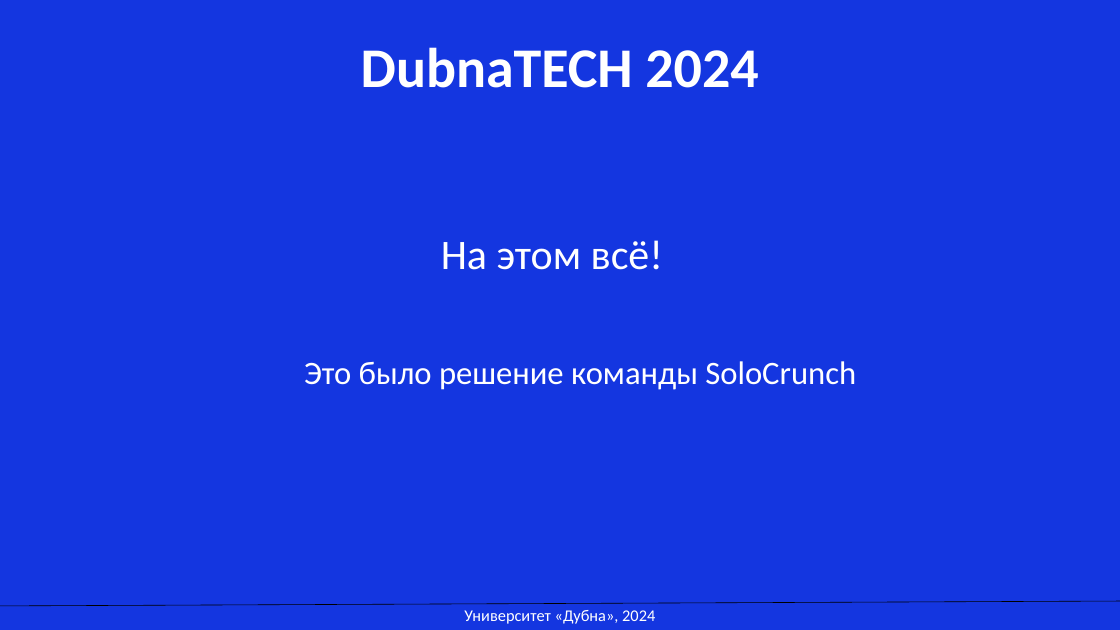
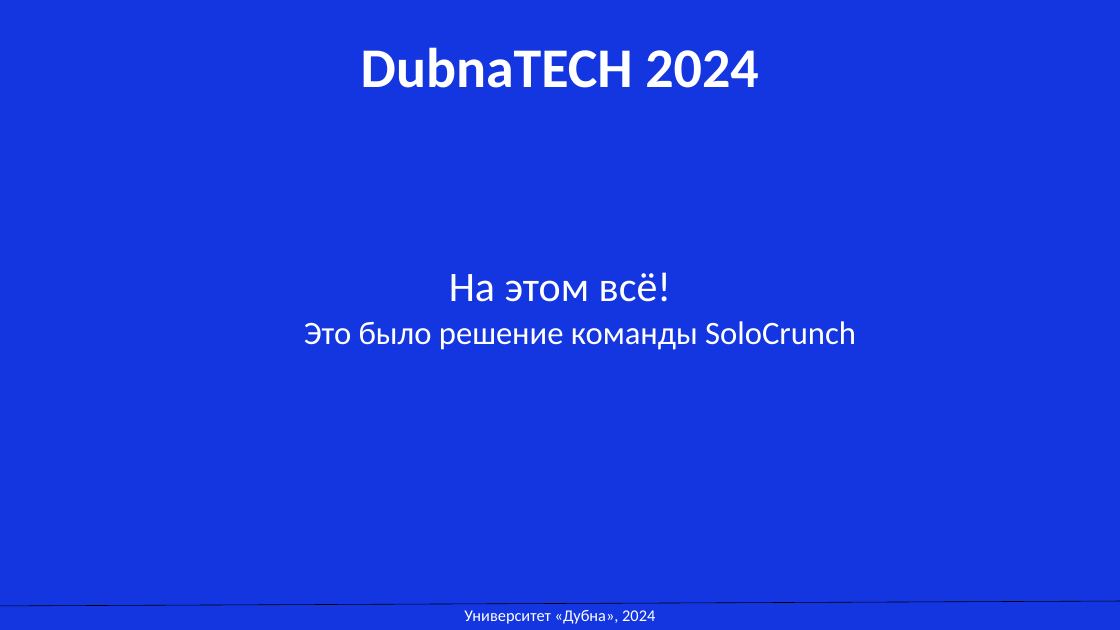
Before and after one commit to XEKAXA/DubnaTECH_SoloCrunch, a slide deck: slide 12 of Решение команды SoloCrunch.pptx (slide 11 before the commit). Drawn at 1120x630 pixels with LibreOffice and Linux fonts; fonts in the diff are those of the drawing. Boxes give left, top, right and bottom in pixels: in the first picture for what was removed or moved away, otherwise in the second. Text is boxed around its words. In the diff, an @@ line names an element or a change of style, - is before the commit and + after.

```diff
--- a/Решение команды SoloCrunch.pptx
+++ b/Решение команды SoloCrunch.pptx
@@ text "На этом всё!": place and size @@
-text "На этом всё!" at <box>441,240,663,270</box>
+text "На этом всё!" at <box>449,272,671,302</box>
@@ text "Это было решение команды SoloCrunch": place and size @@
-text "Это было решение команды SoloCrunch" at <box>304,361,856,390</box>
+text "Это было решение команды SoloCrunch" at <box>304,321,856,350</box>
```
Also in this commit, not shown: 4 other slides changed, 2 slides added, 1 slide removed, 12 other files.
